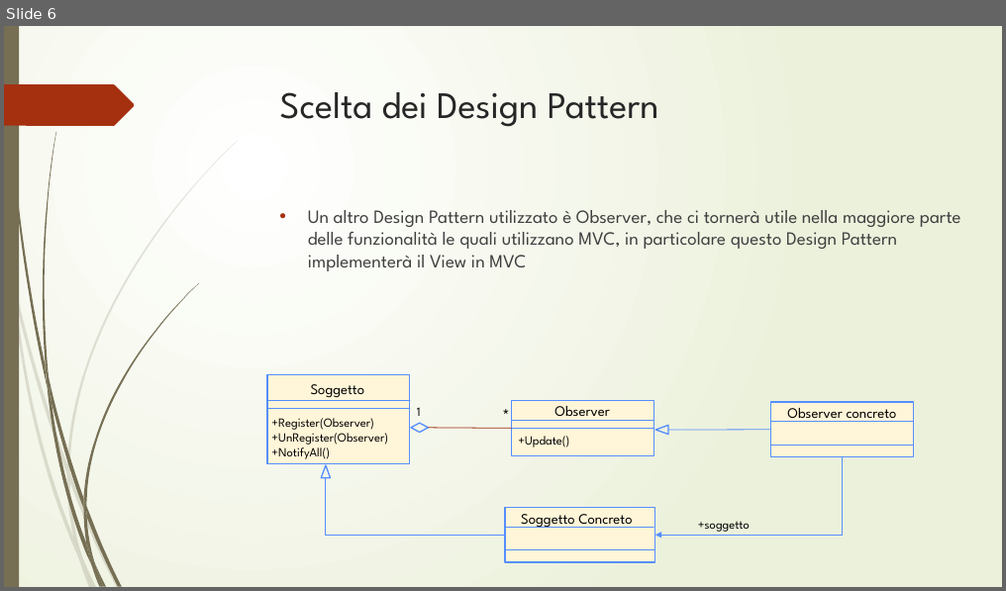
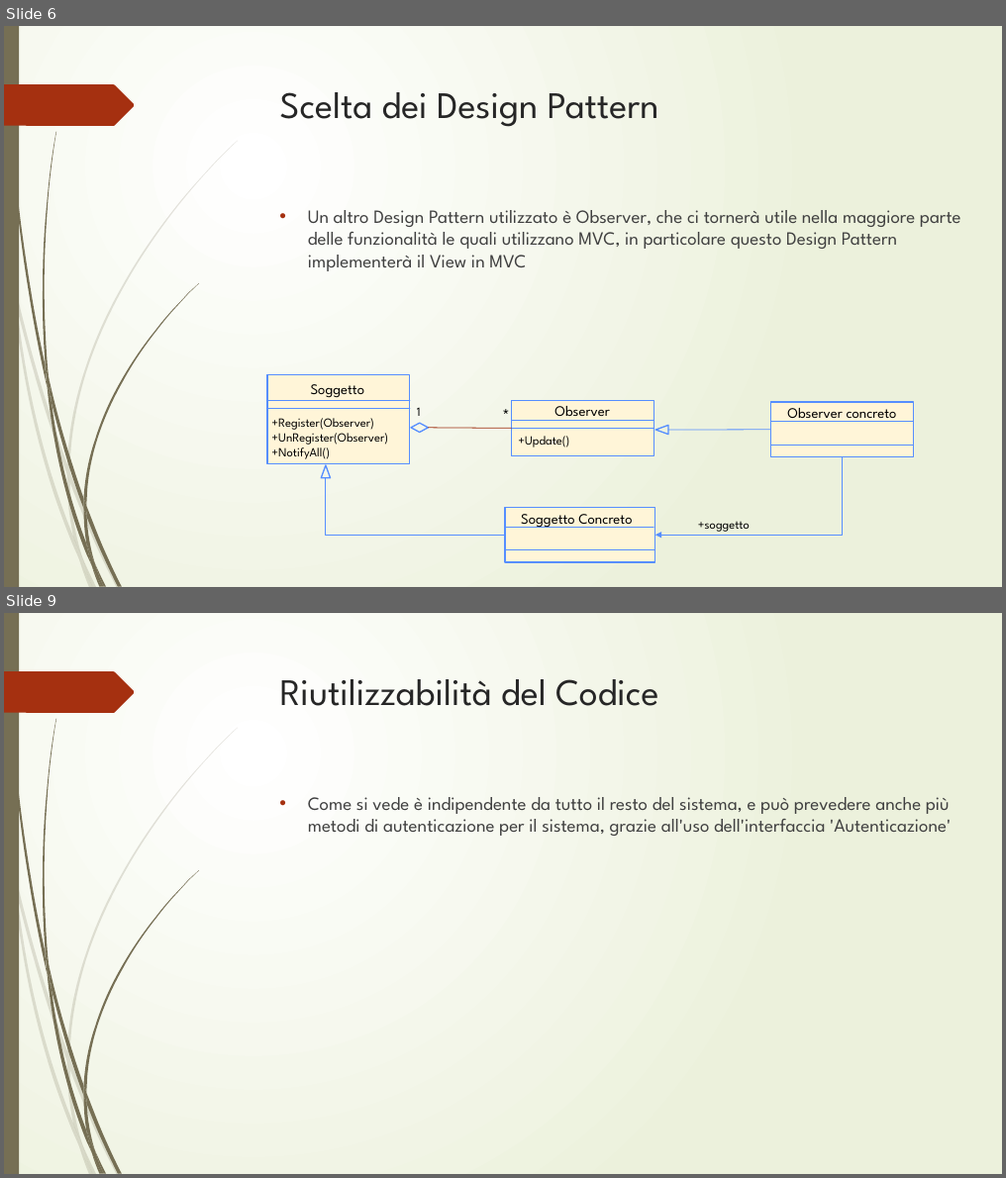
Before and after one commit to JimMinor/EventManager, a slide deck: Progetto/Presentazione/Event Manager.pptx. Shown one above the other, each under a label of ours: slide 6 before the commit, slides 6 and 9 after it; the slides between them are not shown. The pictures are 1006x591 and 1006x1178 pixels, drawn with LibreOffice and Linux fonts; fonts in the diff are those of the drawing. Boxes give left, top, right and bottom in pixels: in the first picture for what was removed or moved away, otherwise in the second. Text is boxed around its words. In the diff, an @@ line names an element or a change of style, - is before the commit and + after.

```diff
--- a/Progetto/Presentazione/Event Manager.pptx
+++ b/Progetto/Presentazione/Event Manager.pptx
@@ slide 9 added at <box>4,613,1002,1174</box>, background gradient #FFFFFF to #ECF2DC; not listed: 24 template elements that a slide beside it also shows @@
@@ title added at <box>280,679,658,706</box>, 36 pt, text #262626 @@
+Riutilizzabilità del Codice
@@ text added at <box>308,797,950,836</box>, 18 pt, text #404040 @@
+• Come si vede è indipendente da tutto il resto del sistema, e può prevedere anche più metodi di autenticazione per il sistema, grazie all'uso dell'interfaccia 'Autenticazione'
```
Also in this commit, not shown: 5 other slides added.
